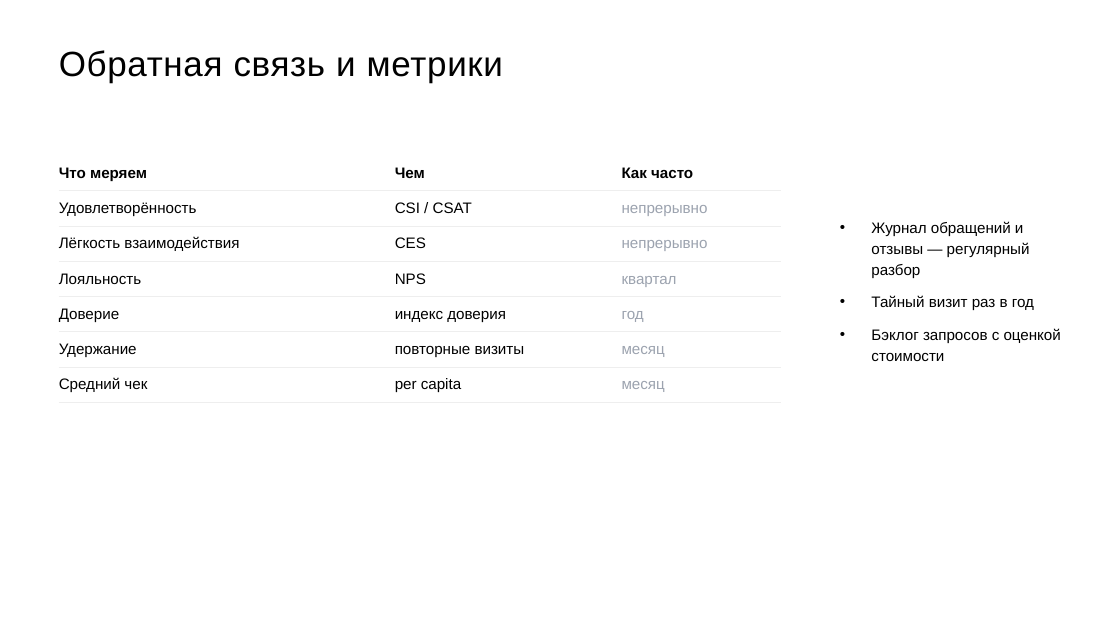
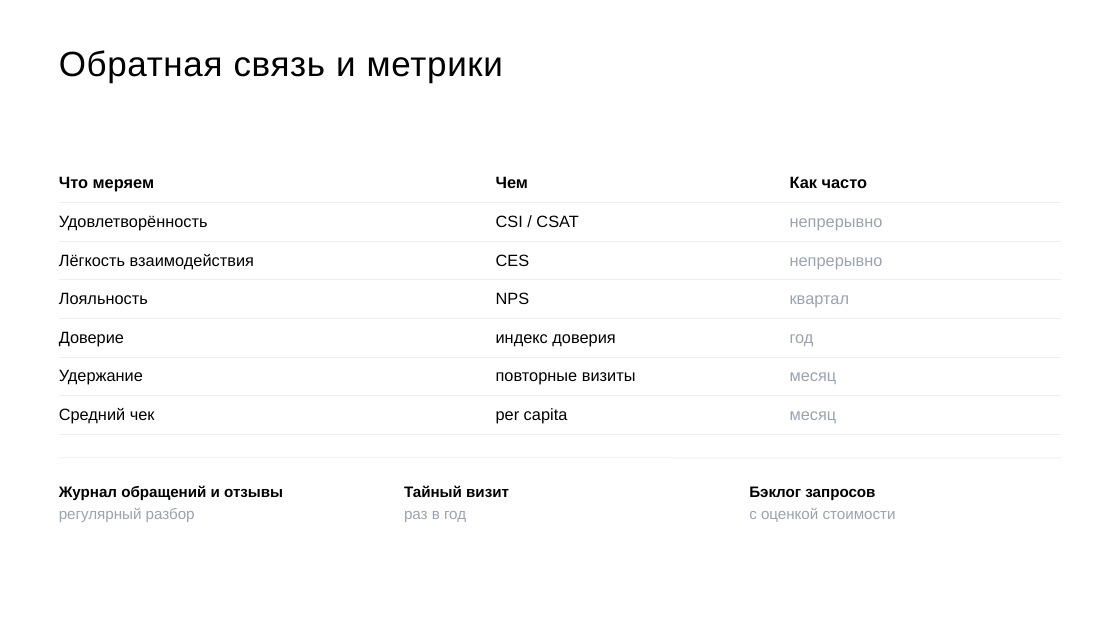
Before and after one commit to skrasin/ges-2, a slide deck: slide 6 of docs/strategy/ges2-service-cx-proposal.pptx (slide 7 before the commit). Drawn at 1120x630 pixels with LibreOffice and Linux fonts; fonts in the diff are those of the drawing. Boxes give left, top, right and bottom in pixels: in the first picture for what was removed or moved away, otherwise in the second. Text is boxed around its words. In the diff, an @@ line names an element or a change of style, - is before the commit and + after.

```diff
--- a/docs/strategy/ges2-service-cx-proposal.pptx
+++ b/docs/strategy/ges2-service-cx-proposal.pptx
@@ table at [59,164,1061,428] @@
@@ size 13 to 14 pt @@
@@ table: place and size @@
-table at [59,155,781,396]
+table at [59,164,1061,428]
@@ text removed at [871,221,1061,361] @@
-• Журнал обращений и отзывы — регулярный разбор
-• Тайный визит раз в год
-• Бэклог запросов с оценкой стоимости
@@ text added at [59,485,283,522], 13 pt, text #000000, bold @@
+Журнал обращений и отзывы
+регулярный разбор
@@ text added at [404,485,509,522], 13 pt, text #000000, bold @@
+Тайный визит
+раз в год
@@ text added at [749,486,896,522], 13 pt, text #9CA3AF @@
+Бэклог запросов
+с оценкой стоимости
```
Also in this commit, not shown: 9 other slides changed, 1 slide removed, 8 other files.
